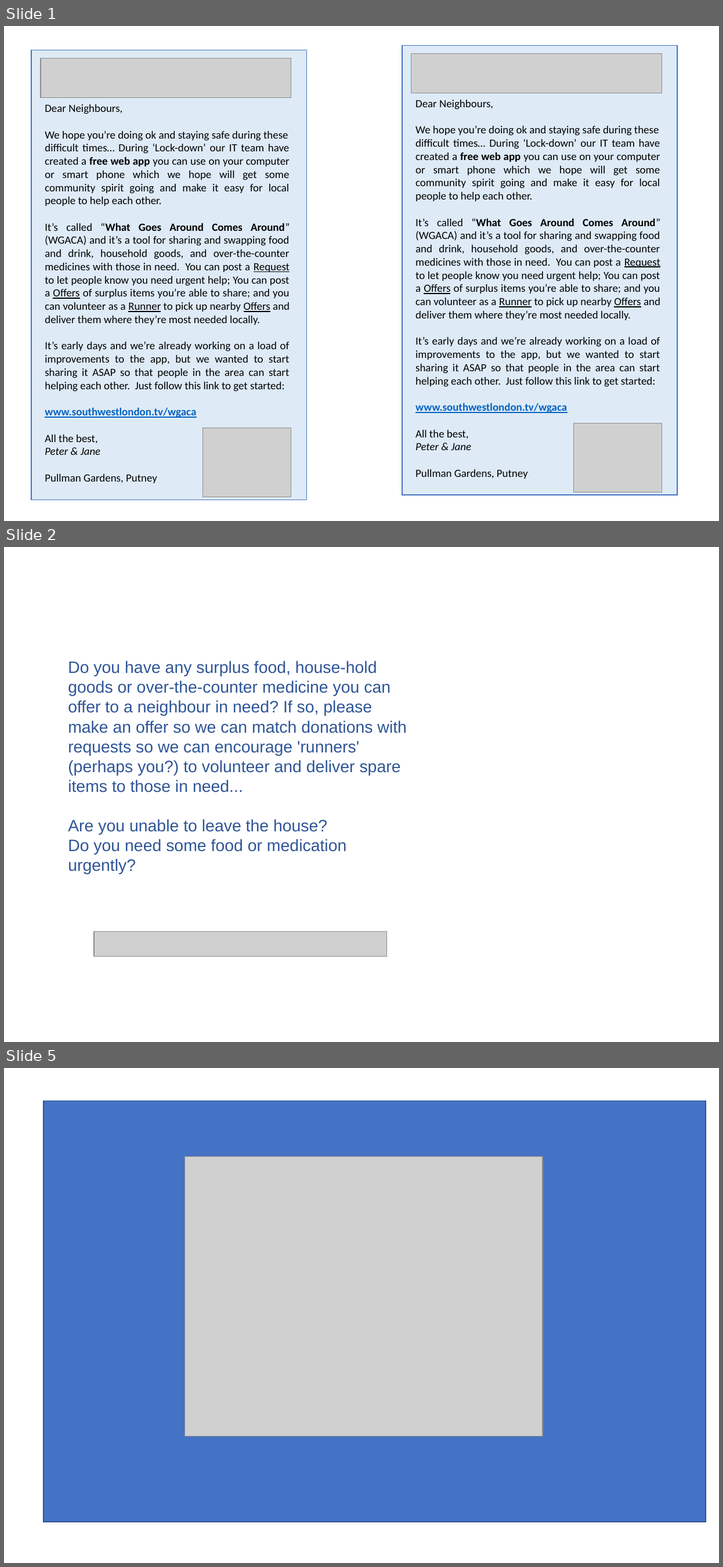
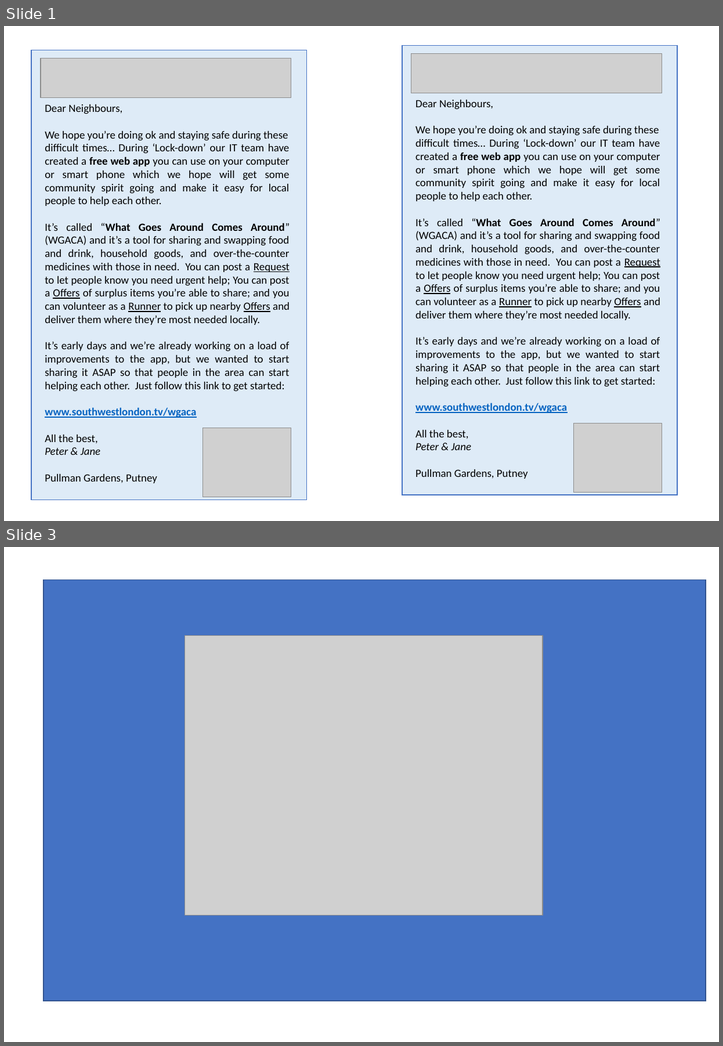
Before and after one commit to tommyhagvallpulsen/WGACA-UK, a slide deck: wgaca flyer and logo.pptx. Shown one above the other, each under a label of ours: slides 1, 2 and 5 before the commit, slides 1 and 3 after it; the slides between them are not shown. The pictures are 723x1567 and 723x1046 pixels, drawn with LibreOffice and Linux fonts; fonts in the diff are those of the drawing; grey boxes stand for pictures. Boxes give left, top, right and bottom in pixels: in the first picture for what was removed or moved away, otherwise in the second. Text is boxed around its words. In the diff, an @@ line names an element or a change of style, - is before the commit and + after.

```diff
--- a/wgaca flyer and logo.pptx
+++ b/wgaca flyer and logo.pptx
@@ slide 2 removed at (4, 547, 719, 1042), background #FFFFFF @@
@@ text removed at (68, 661, 407, 874) @@
-Do you have any surplus food, house-hold goods or over-the-counter medicine you can offer to a neighbour in need? If so, please make an offer so we can match donations with requests so we can encourage 'runners' (perhaps you?) to volunteer and deliver spare items to those in need...
-Are you unable to leave the house?
-Do you need some food or medication urgently?
@@ picture removed at (94, 931, 386, 956) @@
@@ what was slide 5 is now slide 3 @@
```
Also in this commit, not shown: 1 slide changed, 1 other slide removed.
